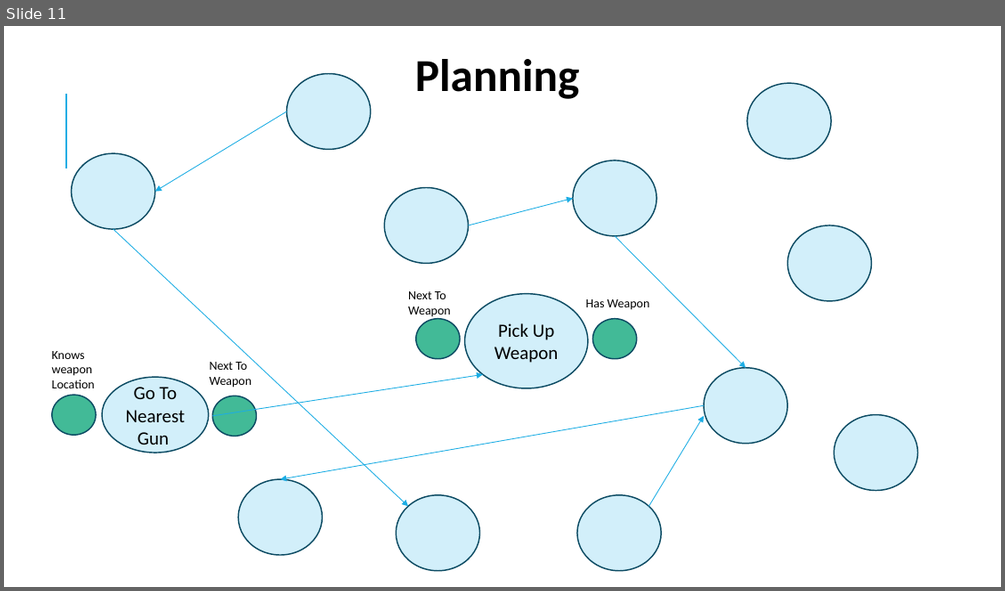
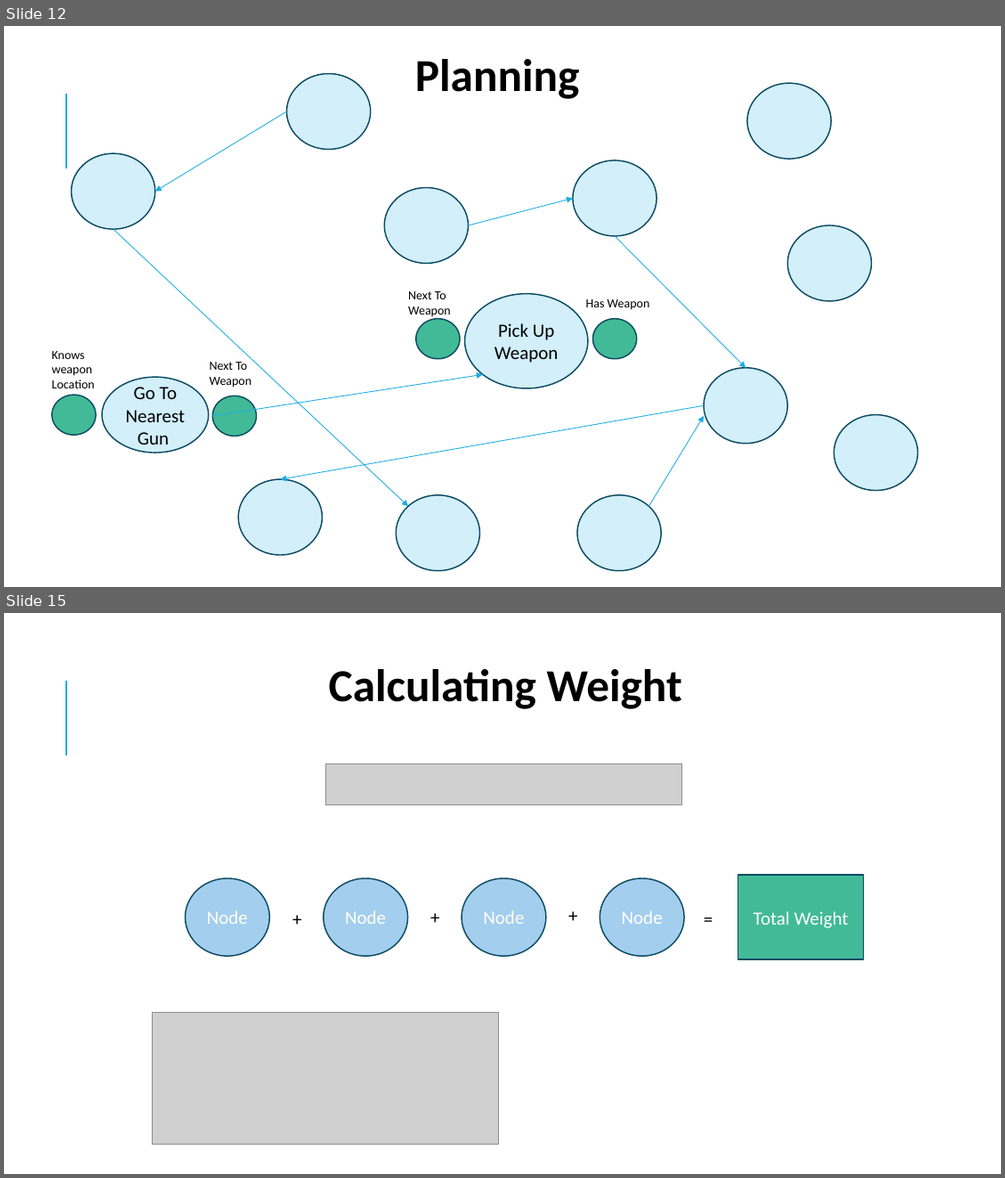
Before and after one commit to miguecrea/GOAP_RETAKE_PART_2, a slide deck: GPP_ZombieAI_Lozano_Miguel_2DAE10.pptx. Shown one above the other, each under a label of ours: slide 11 before the commit, slides 12 and 15 after it; the slides between them are not shown. The pictures are 1005x591 and 1005x1178 pixels, drawn with LibreOffice and Linux fonts; fonts in the diff are those of the drawing; grey boxes stand for pictures. Boxes give left, top, right and bottom in pixels: in the first picture for what was removed or moved away, otherwise in the second. Text is boxed around its words. In the diff, an @@ line names an element or a change of style, - is before the commit and + after.

```diff
--- a/GPP_ZombieAI_Lozano_Miguel_2DAE10.pptx
+++ b/GPP_ZombieAI_Lozano_Miguel_2DAE10.pptx
@@ slide 15 added at (4,613,1001,1174), background #FFFFFF; not listed: 1 template element that a slide beside it also shows @@
@@ text added at (329,669,682,709), 44 pt, text #000000, bold @@
+Calculating Weight
@@ picture added at (325,764,682,805) @@
@@ ellipse added at (185,878,269,957), fill #A3CEED, outline #0C4C64 1.25 pt, 18 pt, text #FFFFFF @@
+Node
@@ ellipse added at (324,878,408,957), fill #A3CEED, outline #0C4C64 1.25 pt, 18 pt, text #FFFFFF @@
+Node
@@ ellipse added at (461,878,546,957), fill #A3CEED, outline #0C4C64 1.25 pt, 18 pt, text #FFFFFF @@
+Node
@@ ellipse added at (600,878,685,957), fill #A3CEED, outline #0C4C64 1.25 pt, 18 pt, text #FFFFFF @@
+Node
@@ rectangle added at (738,875,864,959), fill #42BA97, outline #0C4C64 1.25 pt, 18 pt, text #FFFFFF @@
+Total Weight
@@ text added at (285,904,324,933), 18 pt, text #000000 @@
++
@@ text added at (423,901,461,932), 18 pt, text #000000 @@
++
@@ text added at (561,900,599,930), 18 pt, text #000000 @@
++
@@ text added at (696,904,735,933), 18 pt, text #000000 @@
+=
@@ picture added at (152,1012,499,1144) @@
@@ what was slide 11 is now slide 12 @@
```
Also in this commit, not shown: 4 slides changed, 17 other slides added, 14 slides removed, 9 other files.
